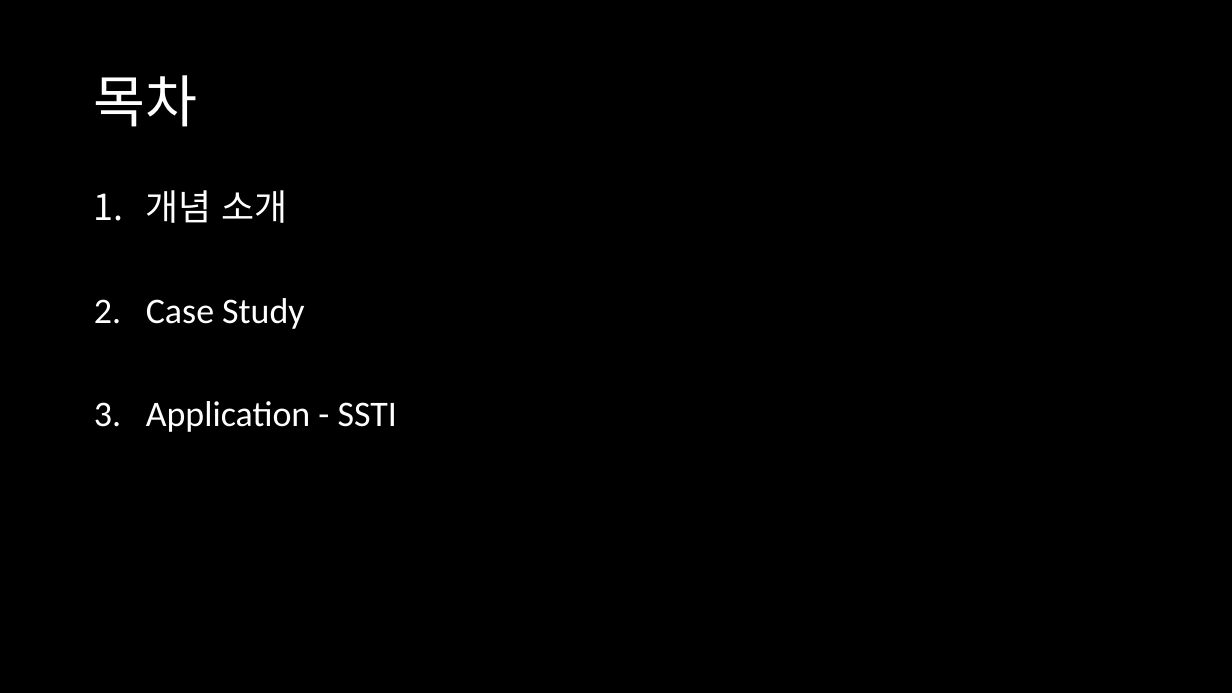
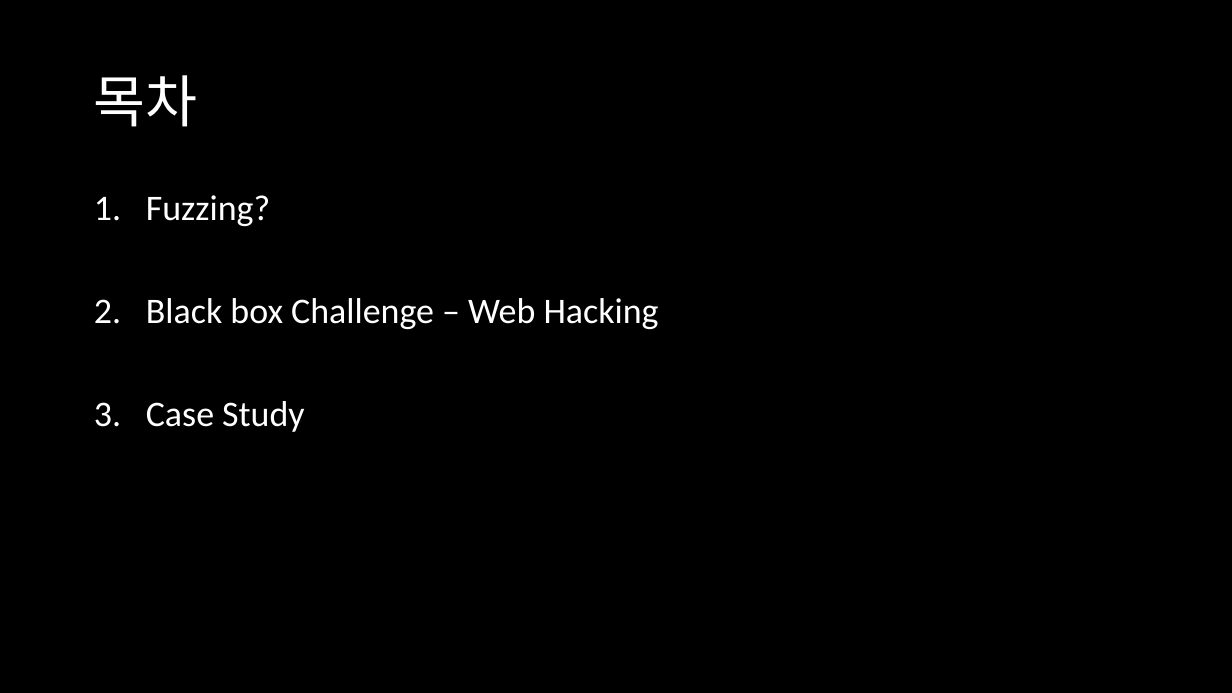
Before and after one commit to mirusu400/fuzzing-bug-hunting, a slide deck: slide 2 of 김성진_Fuzzing과 툴을 활용한 리얼월드 버그 헌팅.pptx. Drawn at 1232x693 pixels with LibreOffice and Linux fonts; fonts in the diff are those of the drawing. Boxes give left, top, right and bottom in pixels: in the first picture for what was removed or moved away, otherwise in the second. Text is boxed around its words. In the diff, an @@ line names an element or a change of style, - is before the commit and + after.

```diff
--- a/김성진_Fuzzing과 툴을 활용한 리얼월드 버그 헌팅.pptx
+++ b/김성진_Fuzzing과 툴을 활용한 리얼월드 버그 헌팅.pptx
@@ text at <box>146,195,659,329</box>: text changed @@
-1. 개념 소개
+1. Fuzzing?
+2. Black box Challenge – Web Hacking
@@ text at <box>146,401,397,432</box>: paragraph removed @@
-3. Application - SSTI
```
Also in this commit, not shown: 4 other slides changed, 9 slides added.
